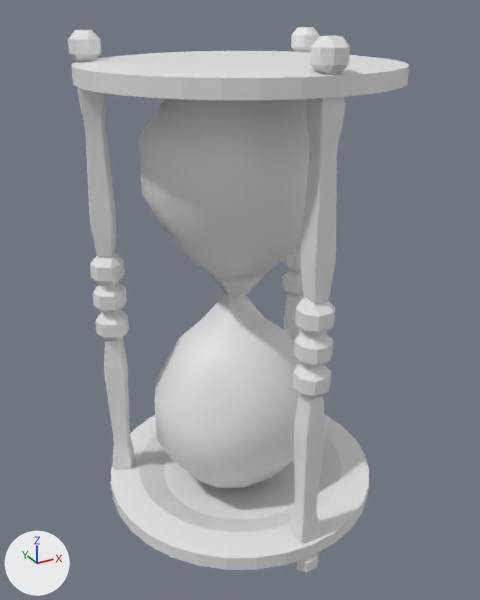
Renders of the FBX model Assets/Art/3D/Minigame Assets/Spot the Differences/FBX/Hourglass Original Joined.fbx from each side of a commit.
The view is the same before and after, from a 50 mm camera at (-2.06, -3.75, 3.53) aimed at (-0.01, -0.02, 1.66). The lights are fixed; the arrows at lower left show +X, +Y and +Z. Where no turn or scale is listed for an object, it has been applied to the vertices. Vertices at the same position are counted once.

In view in the first picture: 'Hourglass Original Joined'.
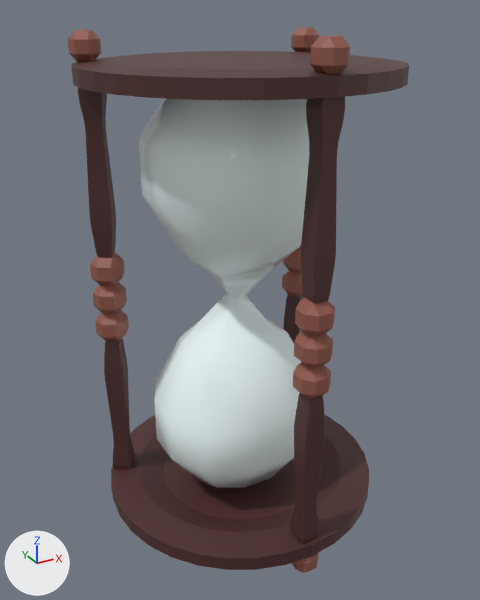
What differs and where, as boxes [x1, y1, x2, y2] in the pictures (480 x 600 px):
part 1 of me_cylinder_008, recoloured (white to brown): [71, 51, 409, 570] in both
part 2 of me_cylinder_008, recoloured (grey to brown): [90, 245, 335, 573] in both
part 3 of me_cylinder_008, recoloured (white to brown): [68, 27, 350, 75] in both
part 4 of me_cylinder_008, recoloured: [142, 195, 305, 488] in both
part 5 of me_cylinder_008, recoloured: [139, 98, 309, 214] in both

Diff of the bpy script that builds the scene:
```diff
--- a/Assets/Art/3D/Minigame Assets/Spot the Differences/FBX/Hourglass Original Joined.fbx.py
+++ b/Assets/Art/3D/Minigame Assets/Spot the Differences/FBX/Hourglass Original Joined.fbx.py
@@ mat_glass_texture @@
+mat_glass_texture = principled_material('Glass Texture')
+mat_glass_texture.base_color = (0.885, 0.997, 1.0)  # white #f2ffff
+mat_glass_texture.roughness = 0.0321
@@ mat_sand_texture @@
+mat_sand_texture = principled_material('Sand Texture')
+mat_sand_texture.base_color = (0.8, 0.487, 0.174)  # beige #e7b974
@@ mat_wood_texture_1 @@
+mat_wood_texture_1 = principled_material('Wood Texture 1')
+mat_wood_texture_1.base_color = (0.0782, 0.0252, 0.0252)  # brown #4f2c2c
@@ mat_wood_texture_2 @@
+mat_wood_texture_2 = principled_material('Wood Texture 2')
+mat_wood_texture_2.base_color = (0.292, 0.0976, 0.0704)  # brown #93584b
@@ me_cylinder_008 @@
 me_cylinder_008.from_pydata(...)  # 1276 vertices, 1225 faces; spans x -1.0..1.0, y -1.0..1.0, z -0.15..3.27
 # used by ob_hourglass_original_joined; location = (0.0, 0.0, 0.144)
+# me_cylinder_008 part 1: 665 of the faces centred in x -0.99..0.99, y -0.99..0.99, z 0.0..3.11 switch from mat_material_002 (white #e7e7e7) to mat_wood_texture_1 (brown #4f2c2c)
+# me_cylinder_008 part 2: 295 of the faces centred in x -0.92..0.89, y -1.0..0.55, z -0.15..1.86 switch from mat_material_002 (white #e7e7e7) to mat_wood_texture_2 (brown #93584b)
+# me_cylinder_008 part 3: 75 of the faces centred in x -0.92..0.86, y -1.0..0.53, z 3.11..3.27 switch from mat_material_002 (white #e7e7e7) to mat_wood_texture_2 (brown #93584b)
+# me_cylinder_008 part 4: 81 of the faces centred in x -0.63..0.57, y -0.54..0.54, z 0.06..2.12 switch from mat_material_002 (white #e7e7e7) to mat_glass_texture (white #f2ffff)
+# me_cylinder_008 part 5: 33 of the faces centred in x -0.63..0.57, y -0.54..0.54, z 2.48..3.05 switch from mat_material_002 (white #e7e7e7) to mat_glass_texture (white #f2ffff)
+me_cylinder_008.materials.append(mat_sand_texture)  # beige #e7b974
```
